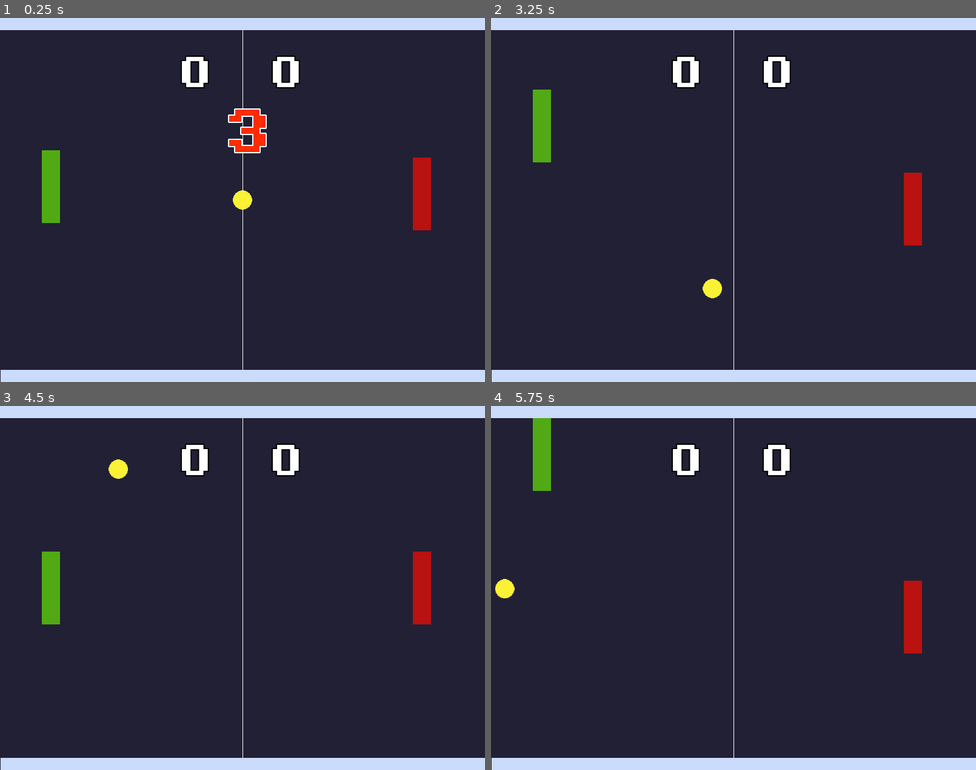
Above: before the commit, frames 1-4 (two rows, left to right).
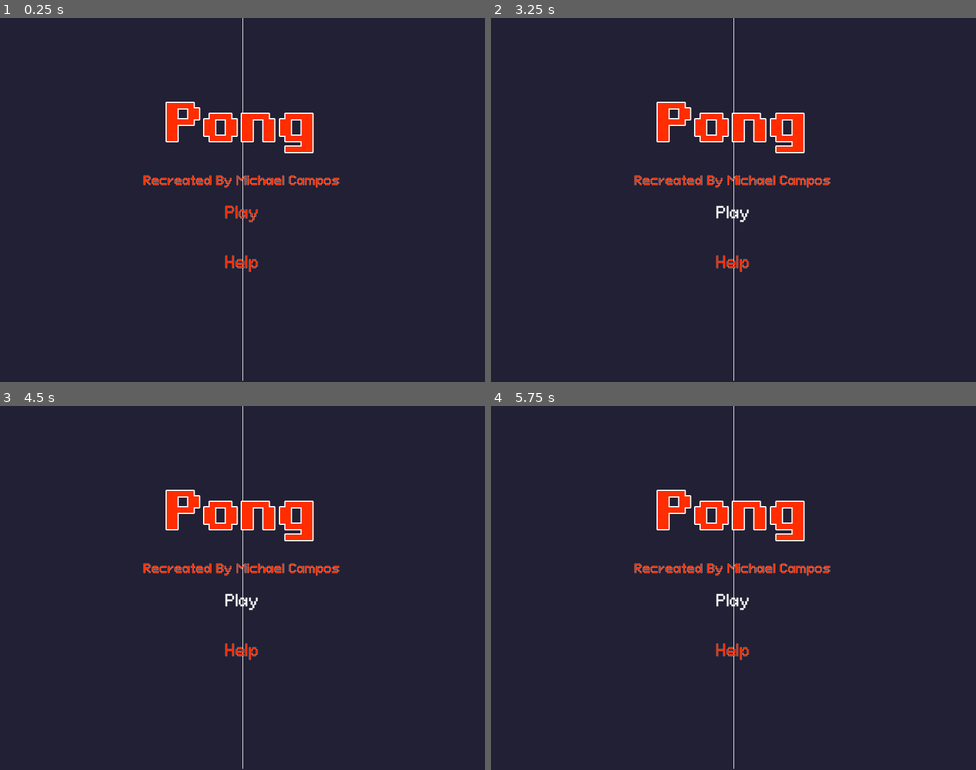
Above: after the commit, the same moments.

Repository: mjcampos/Pong
Game: Godot game, scene res://scenes/main/main.tscn
Same seed, same stepped clock (60 frames per second), same inputs: the game is played once before the commit and once after it. Before the commit the project starts from res://scenes/game/game.tscn.
Inputs (mouse positions are in pixels of both pictures, inside the frame that each line leads up to):
- Up to frame 1 (0.25 s): no input
- Up to frame 2 (3.25 s): click (733, 261) at 0.5 s, where only the run after the commit has a clickable "Help"; click (733, 210) at 1.25 s, where only the run after the commit has a clickable "Play"; click (733, 210) at 2 s, where only the run after the commit has a clickable "Play"; tap Enter at 2.75 s; hold Up (ui_up) from 2.78 s (still down)
- Up to frame 3 (4.5 s): release Up (ui_up) at 3.53 s; hold Down (ui_down) 3.53-4.28 s; hold Up (ui_up) from 4.28 s (still down)
- Up to frame 4 (5.75 s): keep holding Up (ui_up)

The runs differ from the first frame. In frame 1, 12% of the frame differs, in the area x 0-100%, y 0-100%; in frame 2, 12%; in frame 3, 12%; in frame 4, 12%.

Commit message:
Initial setup of Main and Instruction pages

Diff:
--- /dev/null
+++ b/assets/custom_theme_control.tres
@@ -0,0 +1,5 @@
+[gd_resource type="Theme" format=3 uid="uid://duljaui415rnk"]
+
+[resource]
+Button/colors/font_color = Color(1, 0.176471, 0, 1)
+Label/colors/font_color = Color(1, 0.176471, 0, 1)
--- a/project.godot
+++ b/project.godot
@@ -11,7 +11,7 @@
 [application]
 
 config/name="Pong"
-run/main_scene="res://scenes/game/game.tscn"
+run/main_scene="res://scenes/main/main.tscn"
 config/features=PackedStringArray("4.3", "Mobile")
 config/icon="res://icon.svg"
 
--- /dev/null
+++ b/scenes/instructions/instructions.tscn
@@ -0,0 +1,78 @@
+[gd_scene load_steps=12 format=3 uid="uid://7sqkmk21mnxv"]
+
+[ext_resource type="Theme" uid="uid://duljaui415rnk" path="res://assets/custom_theme_control.tres" id="1_7w3bj"]
+[ext_resource type="Texture2D" uid="uid://ecl70qvg1d5m" path="res://assets/background.png" id="1_cnpl0"]
+[ext_resource type="FontFile" uid="uid://c3s75y2wbgr66" path="res://assets/fonts/PixeloidMono-d94EV.ttf" id="2_jw5hi"]
+[ext_resource type="Script" path="res://scenes/instructions/instructions.gd" id="2_xupxx"]
+[ext_resource type="FontFile" uid="uid://gmqjlwnmey56" path="res://assets/fonts/PixeloidSans-mLxMm.ttf" id="4_1eil7"]
+
+[sub_resource type="StyleBoxFlat" id="StyleBoxFlat_87d3b"]
+bg_color = Color(0.6, 0.6, 0.6, 0)
+
+[sub_resource type="StyleBoxFlat" id="StyleBoxFlat_mkpid"]
+bg_color = Color(0.6, 0.6, 0.6, 0)
+
+[sub_resource type="StyleBoxFlat" id="StyleBoxFlat_3lx4o"]
+bg_color = Color(0.6, 0.6, 0.6, 0)
+
+[sub_resource type="StyleBoxFlat" id="StyleBoxFlat_exh01"]
+bg_color = Color(0.6, 0.6, 0.6, 0)
+
+[sub_resource type="StyleBoxFlat" id="StyleBoxFlat_mrs8f"]
+bg_color = Color(1, 1, 1, 0)
+
+[sub_resource type="StyleBoxFlat" id="StyleBoxFlat_hqohb"]
+bg_color = Color(0.6, 0.6, 0.6, 0)
+
+[node name="Instructions" type="Control"]
+layout_mode = 3
+anchors_preset = 15
+anchor_right = 1.0
+anchor_bottom = 1.0
+grow_horizontal = 2
+grow_vertical = 2
+theme = ExtResource("1_7w3bj")
+script = ExtResource("2_xupxx")
+
+[node name="Sprite2D" type="Sprite2D" parent="."]
+position = Vector2(400, 300)
+texture = ExtResource("1_cnpl0")
+
+[node name="Label" type="Label" parent="."]
+layout_mode = 1
+anchors_preset = 15
+anchor_right = 1.0
+anchor_bottom = 1.0
+grow_horizontal = 2
+grow_vertical = 2
+theme_override_fonts/font = ExtResource("2_jw5hi")
+theme_override_font_sizes/font_size = 22
+text = "You are the player on the left.
+
+Press the Up Arrow or W key to move up.
+
+Press the Down Arrow or S key to move down.
+
+The first to score 3 points wins."
+horizontal_alignment = 1
+vertical_alignment = 1
+
+[node name="BackButton" type="Button" parent="."]
+layout_mode = 1
+offset_left = 24.0
+offset_top = 16.0
+offset_right = 80.0
+offset_bottom = 47.0
+theme_override_colors/font_outline_color = Color(1, 1, 1, 1)
+theme_override_constants/outline_size = 1
+theme_override_fonts/font = ExtResource("4_1eil7")
+theme_override_font_sizes/font_size = 25
+theme_override_styles/focus = SubResource("StyleBoxFlat_87d3b")
+theme_override_styles/hover_pressed_mirrored = SubResource("StyleBoxFlat_mkpid")
+theme_override_styles/hover_pressed = SubResource("StyleBoxFlat_3lx4o")
+theme_override_styles/hover = SubResource("StyleBoxFlat_exh01")
+theme_override_styles/pressed = SubResource("StyleBoxFlat_mrs8f")
+theme_override_styles/normal = SubResource("StyleBoxFlat_hqohb")
+text = "Back"
+
+[connection signal="pressed" from="BackButton" to="." method="_on_back_button_pressed"]
--- /dev/null
+++ b/scenes/main/main.tscn
@@ -0,0 +1,120 @@
+[gd_scene load_steps=11 format=3 uid="uid://ibbfhne2xnem"]
+
+[ext_resource type="Texture2D" uid="uid://ecl70qvg1d5m" path="res://assets/background.png" id="1_e5bfe"]
+[ext_resource type="Theme" uid="uid://duljaui415rnk" path="res://assets/custom_theme_control.tres" id="1_ndcqa"]
+[ext_resource type="FontFile" uid="uid://cncs75jep76dh" path="res://assets/fonts/PixeloidSansBold-PKnYd.ttf" id="2_qj0hw"]
+[ext_resource type="FontFile" uid="uid://gmqjlwnmey56" path="res://assets/fonts/PixeloidSans-mLxMm.ttf" id="4_l5ogi"]
+
+[sub_resource type="StyleBoxFlat" id="StyleBoxFlat_lp0jk"]
+bg_color = Color(0.6, 0.6, 0.6, 0)
+
+[sub_resource type="StyleBoxFlat" id="StyleBoxFlat_cw8rp"]
+bg_color = Color(0.6, 0.6, 0.6, 0)
+
+[sub_resource type="StyleBoxFlat" id="StyleBoxFlat_fu8np"]
+bg_color = Color(0.6, 0.6, 0.6, 0)
+
+[sub_resource type="StyleBoxFlat" id="StyleBoxFlat_w7yp6"]
+bg_color = Color(0.6, 0.6, 0.6, 0)
+
+[sub_resource type="StyleBoxFlat" id="StyleBoxFlat_o2lqn"]
+bg_color = Color(1, 1, 1, 0)
+
+[sub_resource type="StyleBoxFlat" id="StyleBoxFlat_btmow"]
+bg_color = Color(0.6, 0.6, 0.6, 0)
+
+[node name="Main" type="Control"]
+layout_mode = 3
+anchors_preset = 15
+anchor_right = 1.0
+anchor_bottom = 1.0
+grow_horizontal = 2
+grow_vertical = 2
+theme = ExtResource("1_ndcqa")
+
+[node name="Sprite2D" type="Sprite2D" parent="."]
+position = Vector2(400, 300)
+texture = ExtResource("1_e5bfe")
+
+[node name="Label" type="Label" parent="."]
+layout_mode = 1
+anchors_preset = 14
+anchor_top = 0.5
+anchor_right = 1.0
+anchor_bottom = 0.5
+offset_top = -177.0
+offset_bottom = -79.0
+grow_horizontal = 2
+grow_vertical = 2
+theme_override_colors/font_outline_color = Color(1, 1, 1, 1)
+theme_override_constants/outline_size = 8
+theme_override_fonts/font = ExtResource("2_qj0hw")
+theme_override_font_sizes/font_size = 80
+text = "Pong"
+horizontal_alignment = 1
+vertical_alignment = 1
+
+[node name="Label2" type="Label" parent="."]
+layout_mode = 1
+anchors_preset = 14
+anchor_top = 0.5
+anchor_right = 1.0
+anchor_bottom = 0.5
+offset_top = -44.0
+offset_bottom = -21.0
+grow_horizontal = 2
+grow_vertical = 2
+theme_override_colors/font_outline_color = Color(1, 1, 1, 1)
+theme_override_constants/outline_size = 1
+theme_override_fonts/font = ExtResource("4_l5ogi")
+theme_override_font_sizes/font_size = 20
+text = "Recreated By Michael Campos"
+horizontal_alignment = 1
+vertical_alignment = 1
+
+[node name="PlayButton" type="Button" parent="."]
+layout_mode = 1
+anchors_preset = 14
+anchor_top = 0.5
+anchor_right = 1.0
+anchor_bottom = 0.5
+offset_top = 5.0
+offset_bottom = 36.0
+grow_horizontal = 2
+grow_vertical = 2
+theme_override_colors/font_outline_color = Color(1, 1, 1, 1)
+theme_override_constants/outline_size = 1
+theme_override_fonts/font = ExtResource("4_l5ogi")
+theme_override_font_sizes/font_size = 25
+theme_override_styles/focus = SubResource("StyleBoxFlat_lp0jk")
+theme_override_styles/hover_pressed_mirrored = SubResource("StyleBoxFlat_cw8rp")
+theme_override_styles/hover_pressed = SubResource("StyleBoxFlat_fu8np")
+theme_override_styles/hover = SubResource("StyleBoxFlat_w7yp6")
+theme_override_styles/pressed = SubResource("StyleBoxFlat_o2lqn")
+theme_override_styles/normal = SubResource("StyleBoxFlat_btmow")
+text = "Play"
+
+[node name="HelpButton" type="Button" parent="."]
+layout_mode = 1
+anchors_preset = 14
+anchor_top = 0.5
+anchor_right = 1.0
+anchor_bottom = 0.5
+offset_top = 87.0
+offset_bottom = 118.0
+grow_horizontal = 2
+grow_vertical = 2
+theme_override_colors/font_outline_color = Color(1, 1, 1, 1)
+theme_override_constants/outline_size = 1
+theme_override_fonts/font = ExtResource("4_l5ogi")
+theme_override_font_sizes/font_size = 25
+theme_override_styles/focus = SubResource("StyleBoxFlat_lp0jk")
+theme_override_styles/hover_pressed_mirrored = SubResource("StyleBoxFlat_cw8rp")
+theme_override_styles/hover_pressed = SubResource("StyleBoxFlat_fu8np")
+theme_override_styles/hover = SubResource("StyleBoxFlat_w7yp6")
+theme_override_styles/pressed = SubResource("StyleBoxFlat_o2lqn")
+theme_override_styles/normal = SubResource("StyleBoxFlat_btmow")
+text = "Help"
+
+[connection signal="pressed" from="PlayButton" to="." method="_on_play_button_pressed"]
+[connection signal="pressed" from="HelpButton" to="." method="_on_help_button_pressed"]
--- a/singletons/game_manager.gd
+++ b/singletons/game_manager.gd
@@ -1,5 +1,4 @@
 extends Node
-
 
 enum GoalType {
 	PLAYER,
